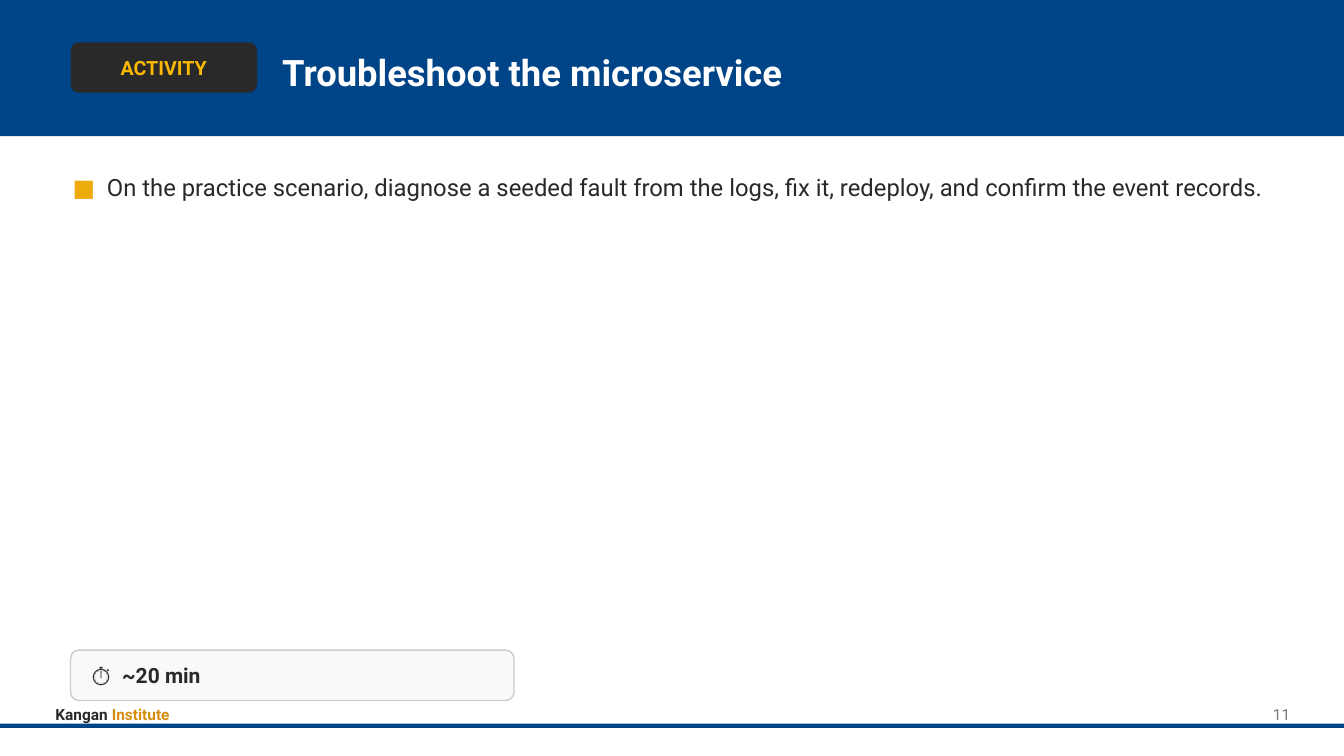
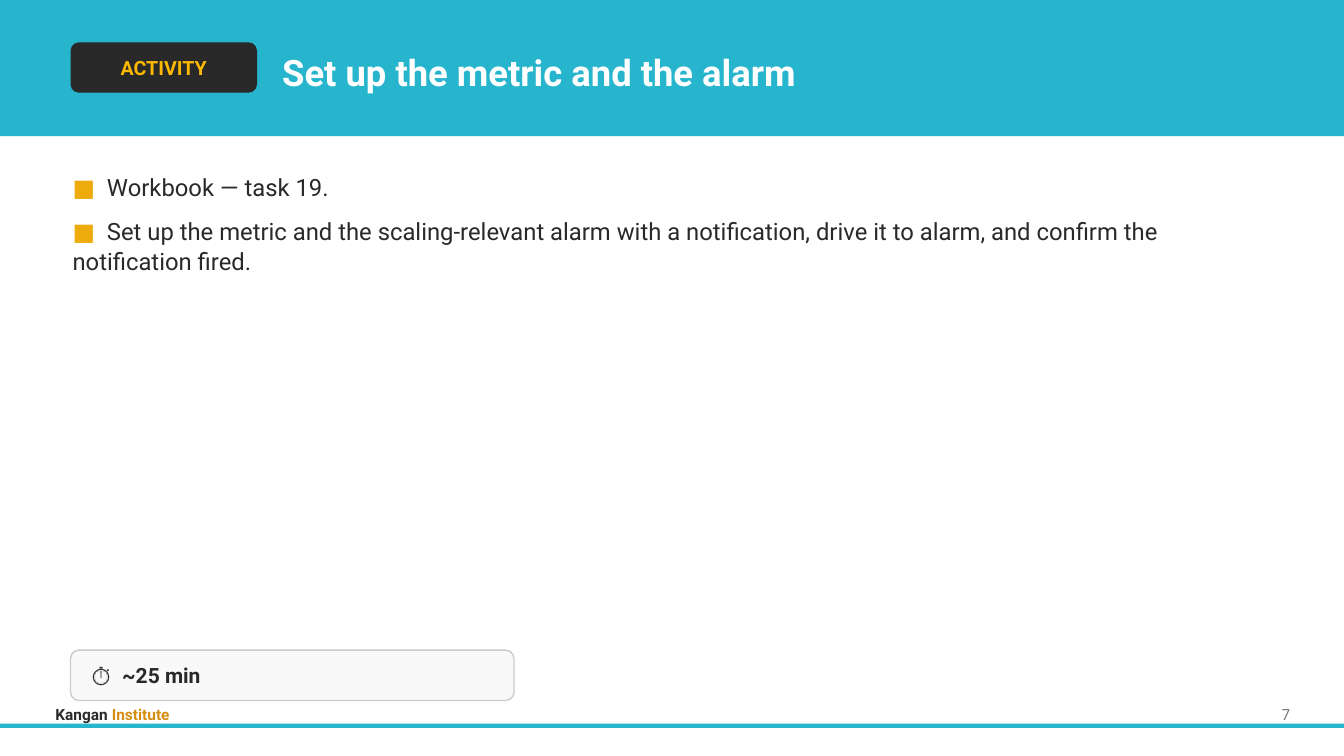
Before and after one commit to Digital-Initiatives-Kangan-Institute/diploma-cloud-cyber-content-s1, a slide deck: slide 10 of S1-CL2-Cloud-Disaster-Recovery/delivery/topic_08/Topic_08_Slides.pptx (slide 16 before the commit). Drawn at 1344x756 pixels with LibreOffice and Linux fonts; fonts in the diff are those of the drawing. Boxes give left, top, right and bottom in pixels: in the first picture for what was removed or moved away, otherwise in the second. Text is boxed around its words. In the diff, an @@ line names an element or a change of style, - is before the commit and + after.

```diff
--- a/S1-CL2-Cloud-Disaster-Recovery/delivery/topic_08/Topic_08_Slides.pptx
+++ b/S1-CL2-Cloud-Disaster-Recovery/delivery/topic_08/Topic_08_Slides.pptx
@@ rectangle at (0, 0, 1344, 136): fill #004488 to #27B5CE @@
@@ text at (282, 58, 795, 94): text changed @@
-Troubleshoot the microservice
+Set up the metric and the alarm
@@ text at (73, 178, 1158, 271): text changed @@
-■ On the practice scenario, diagnose a seeded fault from the logs, fix it, redeploy, and confirm the event records.
+■ Workbook — task 19.
+■ Set up the metric and the scaling-relevant alarm with a notification, drive it to alarm, and confirm the notification fired.
@@ text at (122, 667, 200, 683): text changed @@
-⏱ ~20 min
+⏱ ~25 min
@@ text at (1282, 709, 1291, 725): text changed @@
-11
+7
@@ rectangle at (0, 724, 1344, 728): fill #004488 to #27B5CE @@
```
Also in this commit, not shown: 5 other slides changed, 6 slides added, 12 slides removed, 36 other files.
